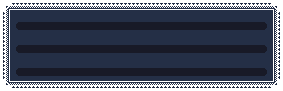
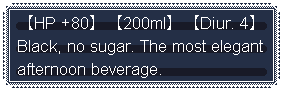
Layers edited between the first and the second (283, 91) image:
added layer "EN" above "JP" over [18, 15, 263, 78]
